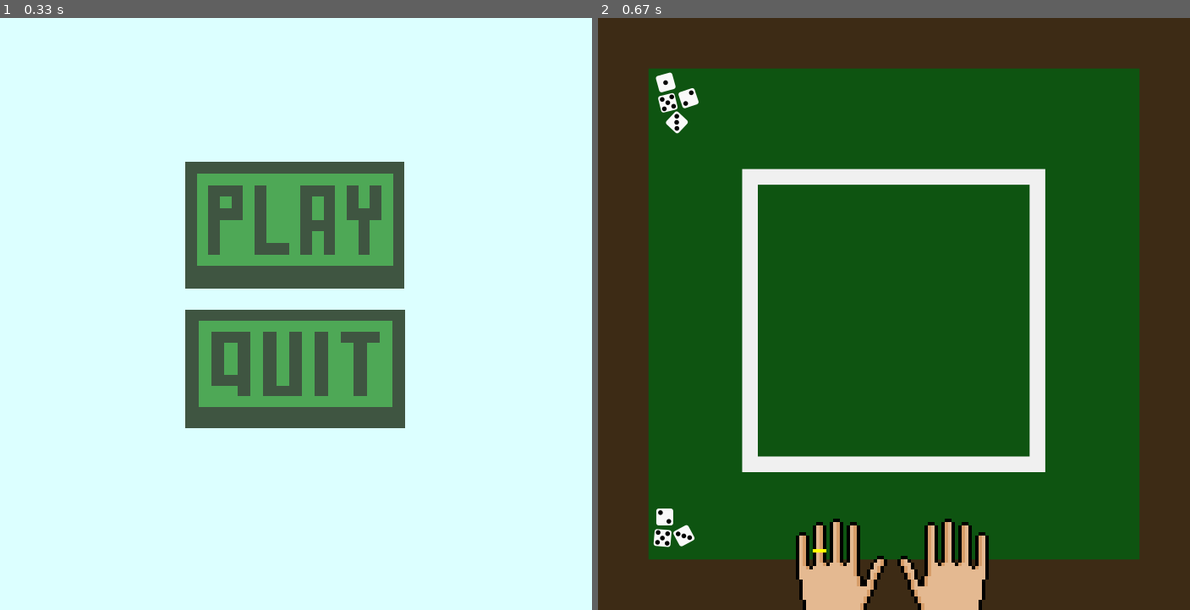
Above: before the commit, frames 1-2 (left to right).
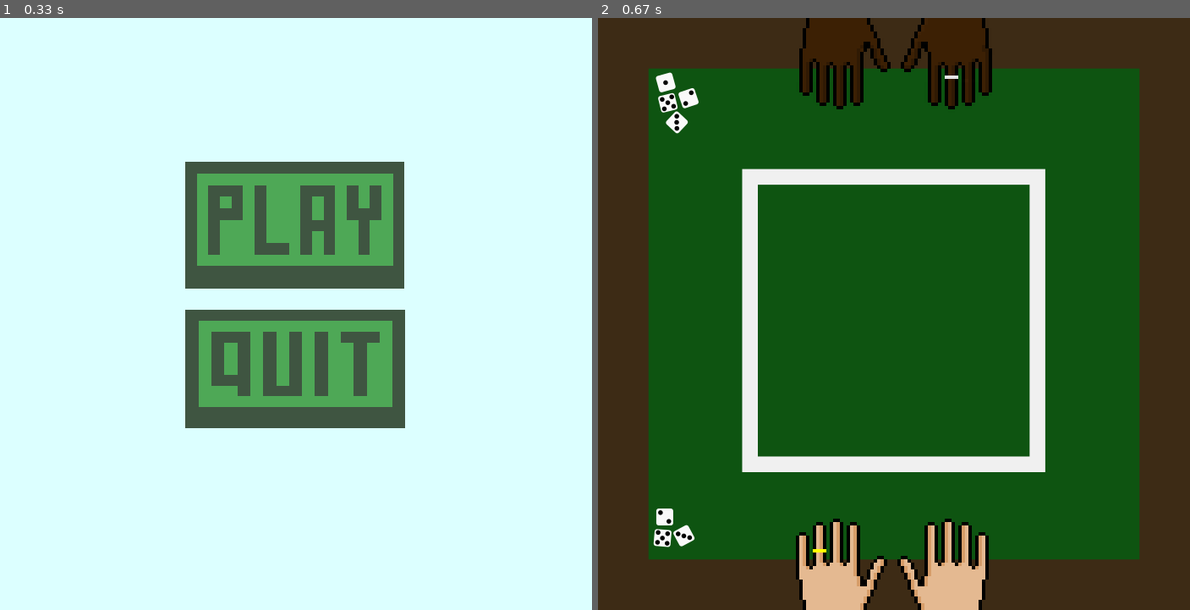
Above: after the commit, the same moments.

Repository: HellusJ/PRG-zaverecnaprace_pygame
Game: pygame game, started from python.py
Two runs of this game, one before a commit and one after it. Both use one fixed random seed, a clock stepped at 60 frames per second and the inputs below.
Inputs (mouse positions are in pixels of both pictures, inside the frame that each line leads up to):
- Up to frame 1 (0.33 s): no input
- Up to frame 2 (0.67 s): click (899, 225) at 0.38 s

Frame 1 is identical in both runs. In frame 2, 1.4% of the frame differs, in the area x 34-67%, y 0-16%.

Commit message:
ruce protivnika hotovy

Diff:
--- a/python.py
+++ b/python.py
@@ -27,6 +27,11 @@
 ruce_shaking_1 = pygame.transform.scale(pygame.image.load("ruce_shaking_1.png"), (80, 80))
 ruce_Shaking_2 = pygame.transform.scale(pygame.image.load("ruce_Shaking_2.png"), (90, 90))
 ruce_throw = pygame.transform.scale(pygame.image.load("ruce_throw.png"), (308, 132))
+
+ruce_opp = pygame.transform.scale(pygame.image.load("ruce_opp.png"), (280, 120))
+ruce_opp_shaking_1 = pygame.transform.scale(pygame.image.load("ruce_opp_shaking_1.png"), (80, 80))
+ruce_opp_Shaking_2 = pygame.transform.scale(pygame.image.load("ruce_opp_Shaking_2.png"), (90, 90))
+ruce_opp_throw = pygame.transform.scale(pygame.image.load("ruce_opp_throw.png"), (308, 132))
 
 #kostky
 kostka1 = pygame.image.load("kostka_1.png")
@@ -66,7 +71,9 @@
         #ruce
         screen.blit(ruce, (210,580))
 
+        screen.blit(ruce_opp, (210, 0))
+
         pygame.display.flip()
-        pygame.time.delay(30)
+        pygame.time.delay(60)
 
 menu()
Binary file added: ruce_opp.png
Binary file added: ruce_opp_shaking_1.png
Binary file added: ruce_opp_shaking_2.png
Binary file added: ruce_opp_throw.png
